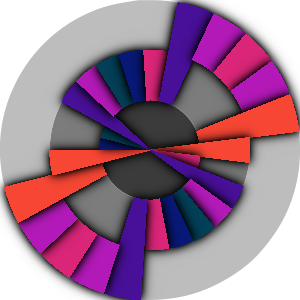
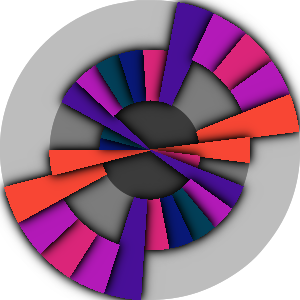
Layered file, before and after one edit (300 x 300). Changes by layer:
moved "ring-3" above "ring-2", painted on it over [106, 105, 197, 198]
moved "ring-2" above "ring-1", painted on it over [49, 102, 250, 198]
painted on "ring-1" over [0, 0, 300, 300]
